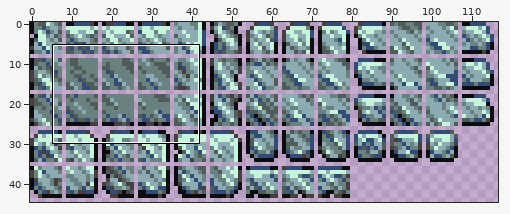
A sprite sheet gets an edit: Assets/Tiles/MagikeSeries2/SmoothSkarnTile.png. The first picture is a wide view before the edit; the outline marks the close-up.
Close-up. Before the edit:
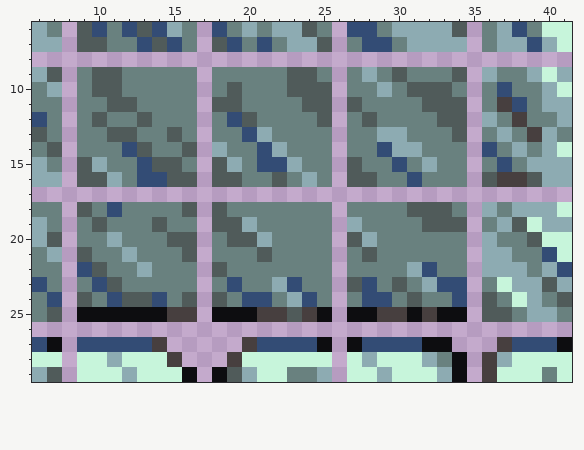
The file is 234x90 pixels, drawn in blocks of 2x2; one block is one cell here. Shown: x 6..41, y 6..29.
The same view after the edit:
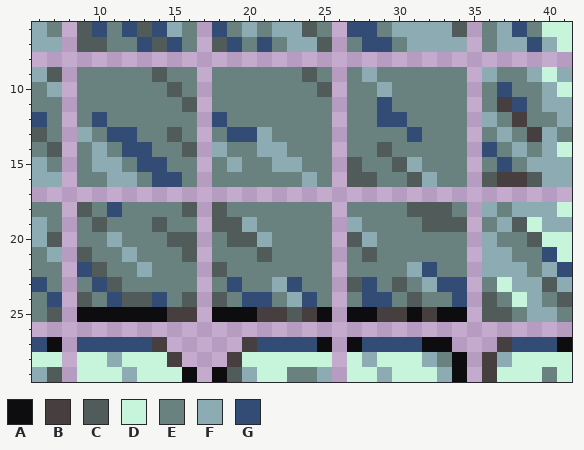
Palette (. is transparent): A #0d0d10  B #473f3f  C #505b5a  D #c7f5db  E #69817f  F #8dabb2  G #334c75
From old to new:
The author changed colour E to colour C in row 9 at x 14; in row 10 at x 15; in row 11 at x 16.
The author changed colour G to colour C in row 14 at x 29; in row 15 at x 30; in row 16 at x 31.
The author changed colour C to colour E in row 9 at x 10 to 11, 23, 30 and 34; in row 10 at x 10 to 11, 19, 23 to 24 and 31 to 33; in row 11 at x 11 to 12, 18 to 19, 24 to 25, 27 and 32 to 34; in row 12 at x 13, 20, 25, 28 and 33 to 34; in row 13 at x 34; in row 15 at x 9, 15 and 18.
The author changed colour C to colour E in row 16 at x 9 to 10, 16, 18 to 19 and 22.
The author changed colour F to colour E in row 13 at x 29 to 30; in row 14 at x 30 to 31; in row 15 at x 32.
The author changed colour G to colour E in row 12 at x 19; in row 15 at x 21; in row 16 at x 13.
The author changed colour E to colour F in row 13 at x 9; in row 14 at x 10; in row 15 at x 11 and 31; in row 16 at x 12 and 32.
The author changed colour G to colour F in row 14 at x 21; in row 15 at x 22.
The author changed colour C to colour G in row 12 at x 10; in row 13 at x 11 to 12; in row 14 at x 13; in row 15 at x 14; in row 16 at x 15.
The author changed colour E to colour G in row 11 at x 29; in row 12 at x 18 and 29 to 30; in row 13 at x 19 and 31.
Changed places in both close-ups, as pixel boxes (x1, y1, x2, y2):
changed: (77, 67, 467, 187)
